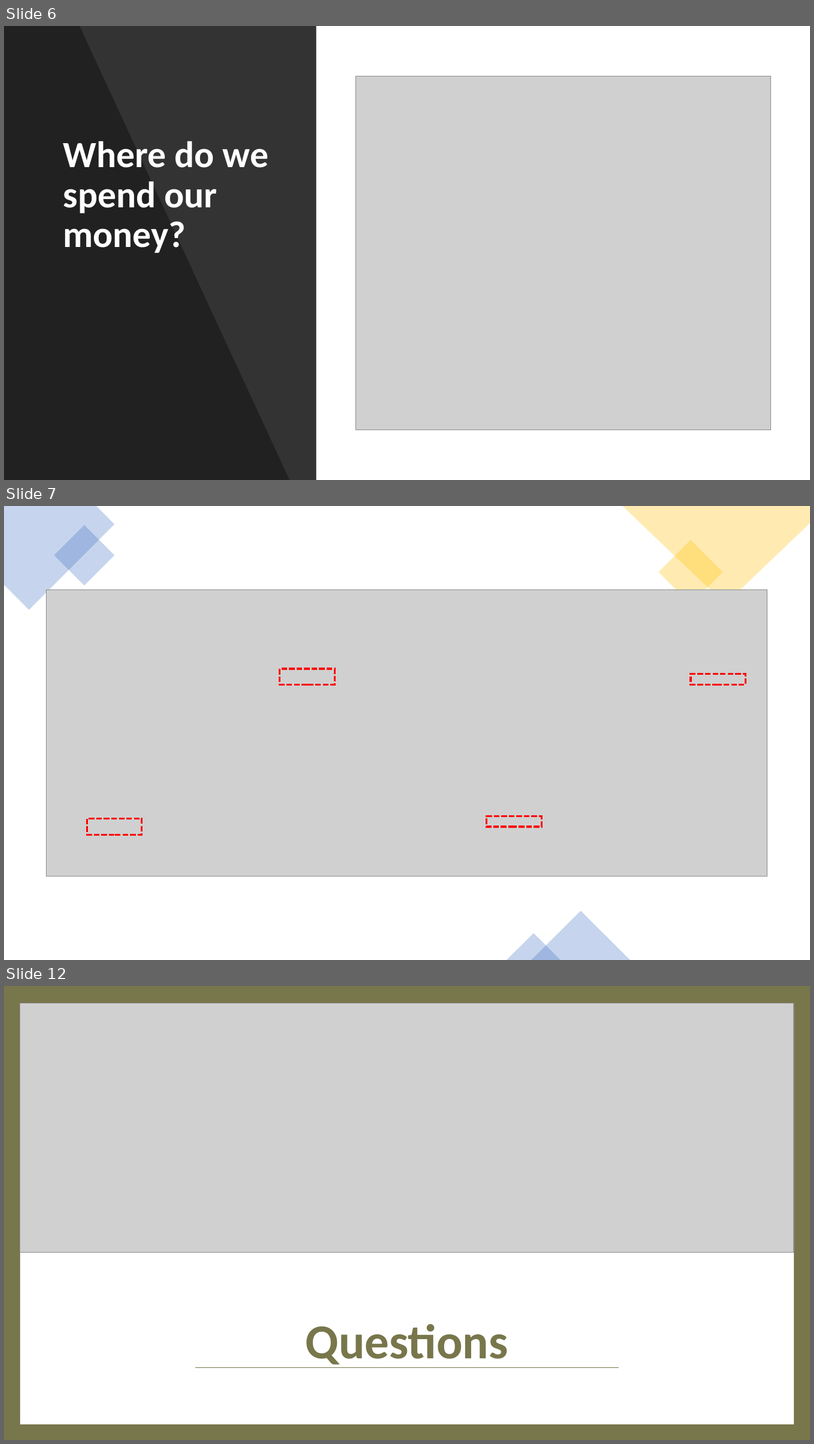
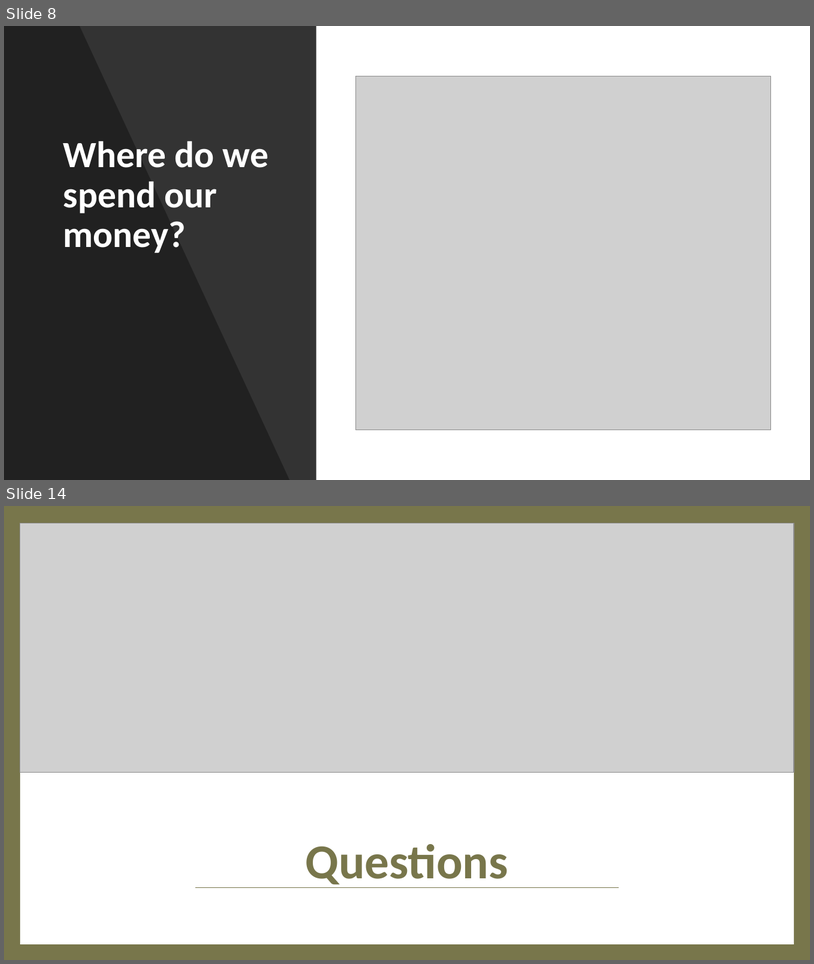
Before and after one commit to twigikit/FTBC_project_1, a slide deck: Aus Household Consumption and Expenditure Pattern.pptx. Shown one above the other, each under a label of ours: slides 6, 7 and 12 before the commit, slides 8 and 14 after it; the slides between them are not shown. The pictures are 814x1444 and 814x964 pixels, drawn with LibreOffice and Linux fonts; fonts in the diff are those of the drawing; grey boxes stand for pictures. Boxes give left, top, right and bottom in pixels: in the first picture for what was removed or moved away, otherwise in the second. Text is boxed around its words. In the diff, an @@ line names an element or a change of style, - is before the commit and + after.

```diff
--- a/Aus Household Consumption and Expenditure Pattern.pptx
+++ b/Aus Household Consumption and Expenditure Pattern.pptx
@@ slide 7 removed at [4, 506, 810, 960], background #FFFFFF @@
@@ freeform shape removed at [4, 506, 115, 610] @@
@@ freeform shape removed at [623, 506, 810, 604] @@
@@ rectangle removed at [54, 525, 115, 586] @@
@@ rectangle removed at [659, 540, 723, 604] @@
@@ picture removed at [47, 589, 768, 876] @@
@@ rectangle removed at [280, 669, 335, 684] @@
@@ rectangle removed at [691, 673, 746, 684] @@
@@ rectangle removed at [87, 819, 142, 834] @@
@@ rectangle removed at [487, 816, 542, 826] @@
@@ triangle removed at [531, 911, 630, 960] @@
@@ triangle removed at [507, 933, 561, 960] @@
@@ what was slide 6 is now slide 8 @@
@@ what was slide 12 is now slide 14 @@
```
Also in this commit, not shown: 5 slides changed, 6 slides added, 3 other slides removed, 1 other file.
